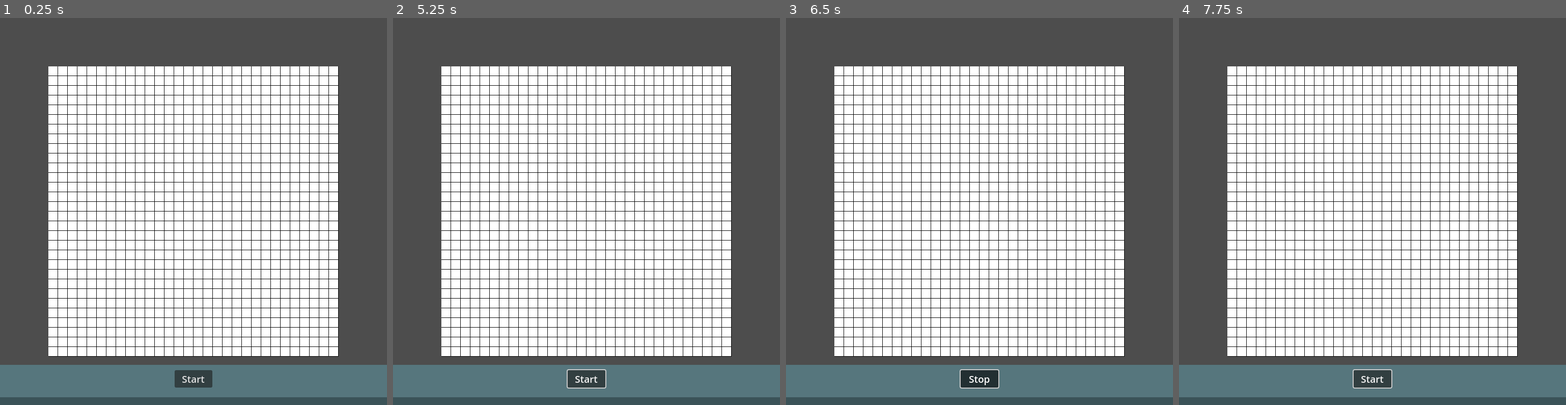
Above: before the commit, frames 1-4 (left to right).
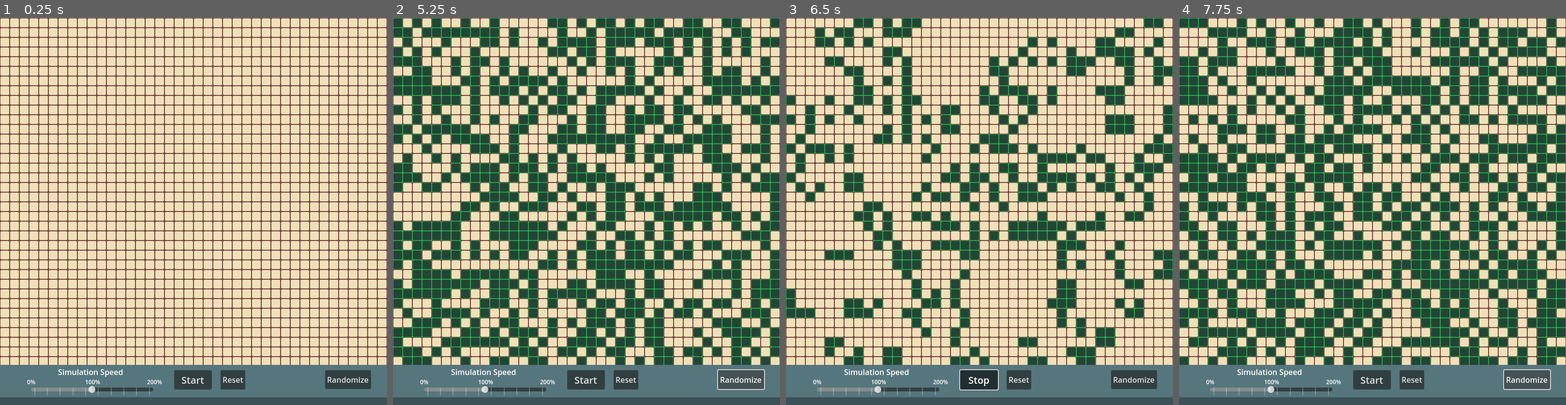
Above: after the commit, the same moments.

Repository: void-ninja/conways-game-of-life
Game: Godot game, scene res://main.tscn
Two runs of this game, one before a commit and one after it. Both use one fixed random seed, a clock stepped at 60 frames per second and the inputs below.
Inputs (mouse positions are in pixels of both pictures, inside the frame that each line leads up to):
- Up to frame 1 (0.25 s): no input
- Up to frame 2 (5.25 s): click (625, 381) at 0.5 s, where only the run after the commit has a clickable "Reset"; click (741, 377) at 1.25 s, where only the run after the commit has a clickable "Randomize"; click "Start" at 2 s; click "Stop" at 2.75 s; click "Start" at 3.5 s; click "Stop" at 4.25 s; click (741, 377) at 5 s, where only the run after the commit has a clickable "Randomize"
- Up to frame 3 (6.5 s): click "Start" at 5.75 s
- Up to frame 4 (7.75 s): click "Stop" at 6.5 s; click (1527, 377) at 7.25 s, where only the run after the commit has a clickable "Randomize"

The runs differ from the first frame. In frame 1, 91% of the frame differs, in the area x 0-100%, y 0-98%; in frame 2, 91%; in frame 3, 91%; in frame 4, 91%.

Commit message:
sim functions, and now has images, and actually decent performance

Diff:
--- a/main.gd
+++ b/main.gd
@@ -1,28 +1,37 @@
 extends Node2D
 
 const SQUARE_SIZE_IN_PIXELS = 20
-const GRID_SIDE_LENGTH_IN_SQUARES = 30
+const GRID_SIDE_LENGTH_IN_SQUARES = 120
 
 const ZOOM_SENSITIVITY = 1.1
+
+#the coordinates of a given square's neighbors relative to the square itself
+const RELATIVE_NEIGHBOR_COORDS :Array = [Vector2(-1,-1),Vector2(0,-1),Vector2(1,-1),
+										 Vector2(-1,0),               Vector2(1,0),
+										 Vector2(-1,1), Vector2(0,1), Vector2(1,1)]
 
 @onready var grid_display: Node2D = $GridDisplay
 @onready var camera_2d: Camera2D = $Camera2D
 @onready var square = preload("res://square.tscn")
 @onready var toggle_sim_button: Button = $GUI/Toolbar/ToggleSimButton
+@onready var speed_slider: HSlider = $GUI/Toolbar/SpeedSlider
 
 ### Y axis is grid[], X axis is grid[][]
 var grid : Array
 var is_simulating : bool = false
+var next_gen_array : Array
 
-var tick_speed :float = 1 #in seconds, roughly
+var tick_speed :float #in seconds, roughly
 var elapsed_time :float
 
 
 func _ready() -> void:
+	tick_speed = speed_slider.value
 	populate_grid()
+	next_gen_array = create_next_gen_array() #an attempt at optimization
 	camera_2d.position = Vector2(
-			(SQUARE_SIZE_IN_PIXELS * GRID_SIDE_LENGTH_IN_SQUARES) / 2,
-			(SQUARE_SIZE_IN_PIXELS * GRID_SIDE_LENGTH_IN_SQUARES) / 2
+			(SQUARE_SIZE_IN_PIXELS * GRID_SIDE_LENGTH_IN_SQUARES) / 2.0,
+			(SQUARE_SIZE_IN_PIXELS * GRID_SIDE_LENGTH_IN_SQUARES) / 2.0
 	)
 
 
@@ -30,8 +39,28 @@
 	if is_simulating:
 		elapsed_time += delta
 		if elapsed_time >= tick_speed:
+			var next_generation :Array = next_gen_array.duplicate(true)
 
-			#TODO Simulate here
+			for y in GRID_SIDE_LENGTH_IN_SQUARES:
+				for x in GRID_SIDE_LENGTH_IN_SQUARES:
+					var current_square = grid[y][x]
+					var is_square_alive = current_square.is_alive
+					var alive_neighbors = get_num_alive_neighbors(x,y)
+
+					if not is_square_alive:
+						if alive_neighbors == 3:
+							next_generation[y][x] = true
+							continue
+					else:
+						if alive_neighbors == 2 or alive_neighbors == 3:
+							next_generation[y][x] = true
+						else:
+							next_generation[y][x] = false
+
+
+			for y in GRID_SIDE_LENGTH_IN_SQUARES:
+				for x in GRID_SIDE_LENGTH_IN_SQUARES:
+					grid[y][x].is_alive = next_generation[y][x]
 
 			elapsed_time = 0
 
@@ -47,6 +76,8 @@
 			camera_2d.zoom *= Vector2(ZOOM_SENSITIVITY, ZOOM_SENSITIVITY)
 		elif event.button_index == MOUSE_BUTTON_WHEEL_DOWN:
 			camera_2d.zoom /= Vector2(ZOOM_SENSITIVITY, ZOOM_SENSITIVITY)
+		elif event.button_index == MOUSE_BUTTON_LEFT and event.pressed:
+			on_mouse_clicked()
 
 
 func populate_grid() -> void:
@@ -56,7 +87,19 @@
 			var new_square = square.instantiate()
 			grid_display.add_child(new_square)
 			new_square.position = Vector2(x * SQUARE_SIZE_IN_PIXELS,y * SQUARE_SIZE_IN_PIXELS)
+			array.append(new_square)
 		grid.append(array)
+
+
+func create_next_gen_array():
+	var array : Array
+	for y in GRID_SIDE_LENGTH_IN_SQUARES:
+		var array_row : Array
+		for x in GRID_SIDE_LENGTH_IN_SQUARES:
+			array_row.append(false)
+		array.append(array_row)
+
+	return array
 
 
 func _on_toggle_sim_button_toggled(toggled_on: bool) -> void:
@@ -66,3 +109,51 @@
 	else:
 		toggle_sim_button.text = "Start"
 		is_simulating = false
+
+
+func get_num_alive_neighbors(x, y):
+	var coords = Vector2(x,y)
+	var living_neighbors = 0
+
+	for i in RELATIVE_NEIGHBOR_COORDS:
+		var new_coords = coords + i
+		if new_coords.x > (GRID_SIDE_LENGTH_IN_SQUARES - 1) or \
+				new_coords.y > (GRID_SIDE_LENGTH_IN_SQUARES - 1) or \
+				new_coords.x < 0 or new_coords.y < 0:
+			continue
+
+		if grid[new_coords.y][new_coords.x].is_alive:
+			living_neighbors += 1
+
+	return living_neighbors
+
+
+func _on_speed_slider_drag_ended(value_changed: bool) -> void:
+	if value_changed:
+		tick_speed = speed_slider.value
+
+
+func _on_reset_pressed() -> void:
+	toggle_sim_button.text = "Start"
+	is_simulating = false
+	for child in grid_display.get_children():
+		child.queue_free()
+	grid.clear()
+	populate_grid()
+
+
+func on_mouse_clicked() -> void:
+	if is_simulating:
+		return
+	var pos = get_global_mouse_position()
+	pos.x = floori(pos.x / SQUARE_SIZE_IN_PIXELS)
+	pos.y = floori(pos.y / SQUARE_SIZE_IN_PIXELS)
+	grid[pos.y][pos.x].toggle_state()
+
+
+func _on_randomize_pressed() -> void:
+	if is_simulating:
+		return
+	for y in GRID_SIDE_LENGTH_IN_SQUARES:
+		for x in GRID_SIDE_LENGTH_IN_SQUARES:
+			grid[y][x].is_alive = randi_range(0,1)
--- a/main.tscn
+++ b/main.tscn
@@ -26,13 +26,80 @@
 
 [node name="ToggleSimButton" type="Button" parent="GUI/Toolbar"]
 layout_mode = 0
-offset_left = 361.0
+offset_left = 360.0
 offset_top = 11.0
-offset_right = 439.0
-offset_bottom = 47.0
+offset_right = 438.0
+offset_bottom = 51.0
 theme_override_font_sizes/font_size = 20
 toggle_mode = true
 text = "Start"
 clip_text = true
 
+[node name="SpeedSlider" type="HSlider" parent="GUI/Toolbar"]
+layout_mode = 0
+offset_left = 64.0
+offset_top = 43.0
+offset_right = 317.0
+offset_bottom = 59.0
+max_value = 0.5
+step = 0.01
+value = 0.25
+scrollable = false
+tick_count = 10
+ticks_on_borders = true
+
+[node name="Label" type="Label" parent="GUI/Toolbar/SpeedSlider"]
+layout_mode = 0
+offset_left = 56.0
+offset_top = -40.0
+offset_right = 191.0
+offset_bottom = -17.0
+text = "Simulation Speed"
+
+[node name="Label2" type="Label" parent="GUI/Toolbar/SpeedSlider"]
+layout_mode = 0
+offset_left = -8.0
+offset_top = -16.0
+offset_right = 32.0
+offset_bottom = 7.0
+theme_override_font_sizes/font_size = 12
+text = "0%"
+
+[node name="Label4" type="Label" parent="GUI/Toolbar/SpeedSlider"]
+layout_mode = 0
+offset_left = 112.0
+offset_top = -16.0
+offset_right = 152.0
+offset_bottom = 7.0
+theme_override_font_sizes/font_size = 12
+text = "100%"
+
+[node name="Label3" type="Label" parent="GUI/Toolbar/SpeedSlider"]
+layout_mode = 0
+offset_left = 240.0
+offset_top = -16.0
+offset_right = 280.0
+offset_bottom = 7.0
+theme_override_font_sizes/font_size = 12
+text = "200%"
+
+[node name="Reset" type="Button" parent="GUI/Toolbar"]
+layout_mode = 0
+offset_left = 456.0
+offset_top = 11.0
+offset_right = 507.0
+offset_bottom = 51.0
+text = "Reset"
+
+[node name="Randomize" type="Button" parent="GUI/Toolbar"]
+layout_mode = 0
+offset_left = 672.0
+offset_top = 11.0
+offset_right = 767.0
+offset_bottom = 50.0
+text = "Randomize"
+
 [connection signal="toggled" from="GUI/Toolbar/ToggleSimButton" to="." method="_on_toggle_sim_button_toggled"]
+[connection signal="drag_ended" from="GUI/Toolbar/SpeedSlider" to="." method="_on_speed_slider_drag_ended"]
+[connection signal="pressed" from="GUI/Toolbar/Reset" to="." method="_on_reset_pressed"]
+[connection signal="pressed" from="GUI/Toolbar/Randomize" to="." method="_on_randomize_pressed"]
--- a/square.gd
+++ b/square.gd
@@ -1,45 +1,23 @@
-extends Polygon2D
+extends Sprite2D
 
-enum States {DEAD,ALIVE}
+const ALIVE = preload("res://alive.png")
+const DEAD = preload("res://dead.png")
 
-@onready var line_2d: Line2D = $Line2D
-@onready var area_2d: Area2D = $Area2D
+var is_alive : bool :
+	set(value):
+		is_alive = value
+		if is_alive:
+			texture = ALIVE
+		else:
+			texture = DEAD
 
-var current_state
 
 func _ready() -> void:
-	set_current_state(States.DEAD)
-
-
-func set_current_state(state:States):
-	current_state = state
-	if state == States.DEAD:
-		change_color('white')
-	elif state == States.ALIVE:
-		change_color('black')
-
-
-func change_color(c):
-	if c == 'white':
-		color = Color(1,1,1)
-		line_2d.default_color = Color(0,0,0)
-	elif c == 'black':
-		color = Color(0,0,0)
-		line_2d.default_color = Color(1,1,1)
-	else:
-		push_error('can\'t change_color to something other than white or black')
-
-	return
+	is_alive = false
 
 
 func toggle_state():
-	if current_state == States.DEAD:
-		set_current_state(States.ALIVE)
-	elif current_state == States.ALIVE:
-		set_current_state(States.DEAD)
-
-
-func _on_area_2d_input_event(viewport: Node, event: InputEvent, shape_idx: int) -> void:
-	if event is InputEventMouseButton and event.pressed \
-			and event.button_index == MOUSE_BUTTON_LEFT:
-		toggle_state()
+	if is_alive:
+		is_alive = false
+	else:
+		is_alive = true
--- a/square.tscn
+++ b/square.tscn
@@ -1,26 +1,10 @@
 [gd_scene load_steps=3 format=3 uid="uid://brvn7taes1aql"]
 
+[ext_resource type="Texture2D" uid="uid://dal5gaysepnhb" path="res://dead.png" id="1_g2yet"]
 [ext_resource type="Script" path="res://square.gd" id="1_w1bwy"]
 
-[sub_resource type="RectangleShape2D" id="RectangleShape2D_h4w82"]
-size = Vector2(40, 40)
-
-[node name="Square" type="Polygon2D"]
-scale = Vector2(0.5, 0.5)
-polygon = PackedVector2Array(0, 0, 40, 0, 40, 40, 0, 40)
+[node name="Square" type="Sprite2D"]
+texture_filter = 1
+texture = ExtResource("1_g2yet")
+offset = Vector2(10, 10)
 script = ExtResource("1_w1bwy")
-
-[node name="Line2D" type="Line2D" parent="."]
-position = Vector2(0.5, 0.5)
-points = PackedVector2Array(0, 0, 0, 39, 39, 39, 39, 0)
-closed = true
-width = 1.0
-default_color = Color(0, 0, 0, 1)
-
-[node name="Area2D" type="Area2D" parent="."]
-
-[node name="CollisionShape2D" type="CollisionShape2D" parent="Area2D"]
-position = Vector2(20, 20)
-shape = SubResource("RectangleShape2D_h4w82")
-
-[connection signal="input_event" from="Area2D" to="." method="_on_area_2d_input_event"]
Binary file added: alive.png
Not shown, added: alive.png.import
Binary file added: dead.png
Not shown, added: dead.png.import
